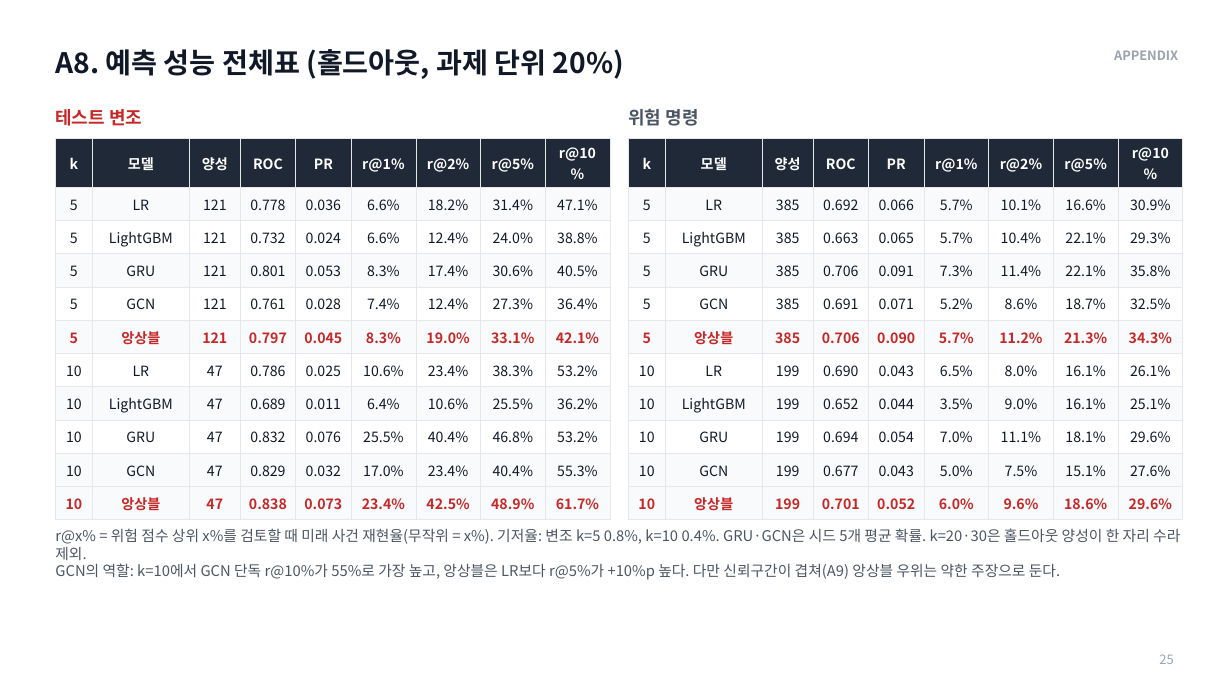
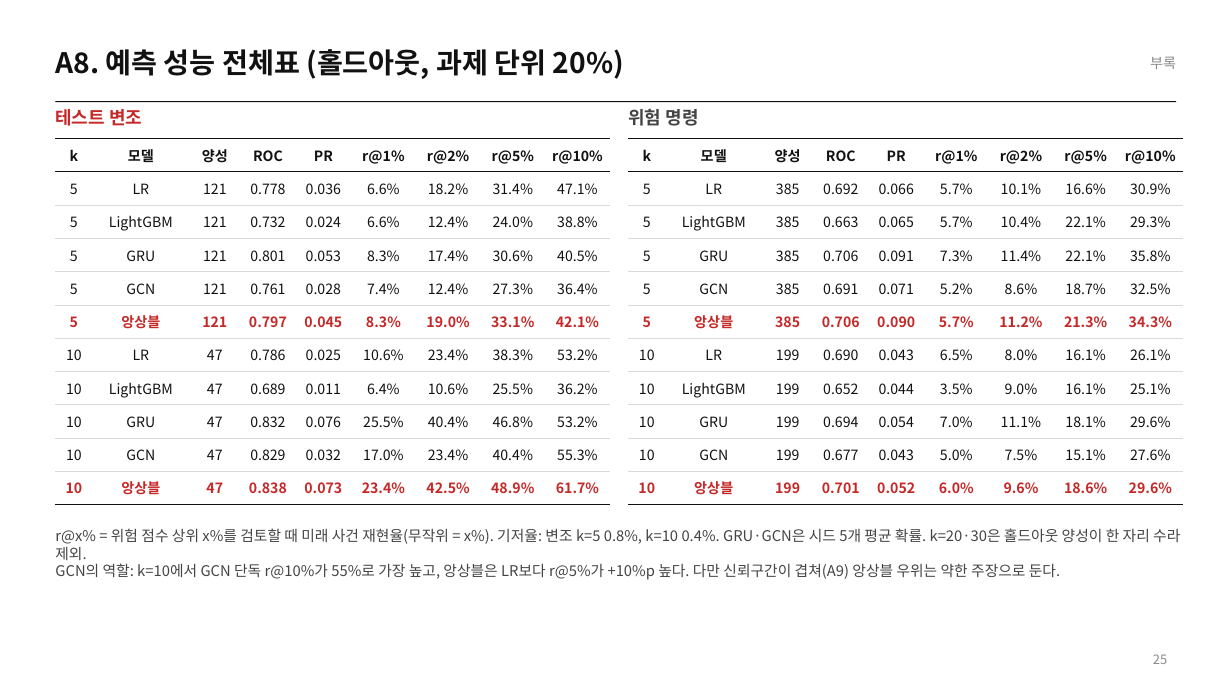
Before and after one commit to jeonbinggu/bigdata-agent-failure-prediction, a slide deck: slide 25 of slides/27팀_발표.pptx. Drawn at 1232x693 pixels with LibreOffice and Linux fonts; fonts in the diff are those of the drawing. Boxes give left, top, right and bottom in pixels: in the first picture for what was removed or moved away, otherwise in the second. Text is boxed around its words. In the diff, an @@ line names an element or a change of style, - is before the commit and + after.

```diff
--- a/slides/27팀_발표.pptx
+++ b/slides/27팀_발표.pptx
@@ title "A8. 예측 성능 전체표 (홀드아웃, ..." at [55, 49, 624, 79]: text colour #111827 to #111111 @@
@@ text removed at [1114, 50, 1178, 60] @@
-APPENDIX
@@ text added at [1150, 57, 1176, 69], 11 pt, text #8A8A8A @@
+부록
@@ line added from (55, 102) to (1177, 102), #111111 0.75 pt @@
@@ text "위험 명령" at [628, 109, 698, 126]: text colour #4B5563 to #444444 @@
@@ table at [55, 139, 610, 498] @@
@@ fill #1F2937 to none in row 1 @@
@@ fill #F9FAFB to none in 54 cells @@
@@ fill #FFFFFF to none in 36 cells @@
@@ text colour #FFFFFF to #111111 in "k", "모델", "양성", "ROC" and 5 more places @@
@@ text colour #111827 to #111111 in "5", "LR", "121", "0.778" and 68 more places @@
@@ borders changed @@
@@ table at [628, 139, 1183, 499] @@
@@ fill #1F2937 to none in row 1 @@
@@ fill #F9FAFB to none in 54 cells @@
@@ fill #FFFFFF to none in 36 cells @@
@@ text colour #FFFFFF to #111111 in "k", "모델", "양성", "ROC" and 5 more places @@
@@ text colour #111827 to #111111 in "5", "LR", "385", "0.692" and 68 more places @@
@@ borders changed @@
@@ text "r@x% = 위험 점수 상위 ..." at [55, 528, 1180, 580]: text colour #4B5563 to #444444 @@
@@ page number at [1153, 654, 1167, 664]: text colour #9CA3AF to #8A8A8A; alignment left to right @@
```
Also in this commit, not shown: 28 other slides changed, 3 other files.
